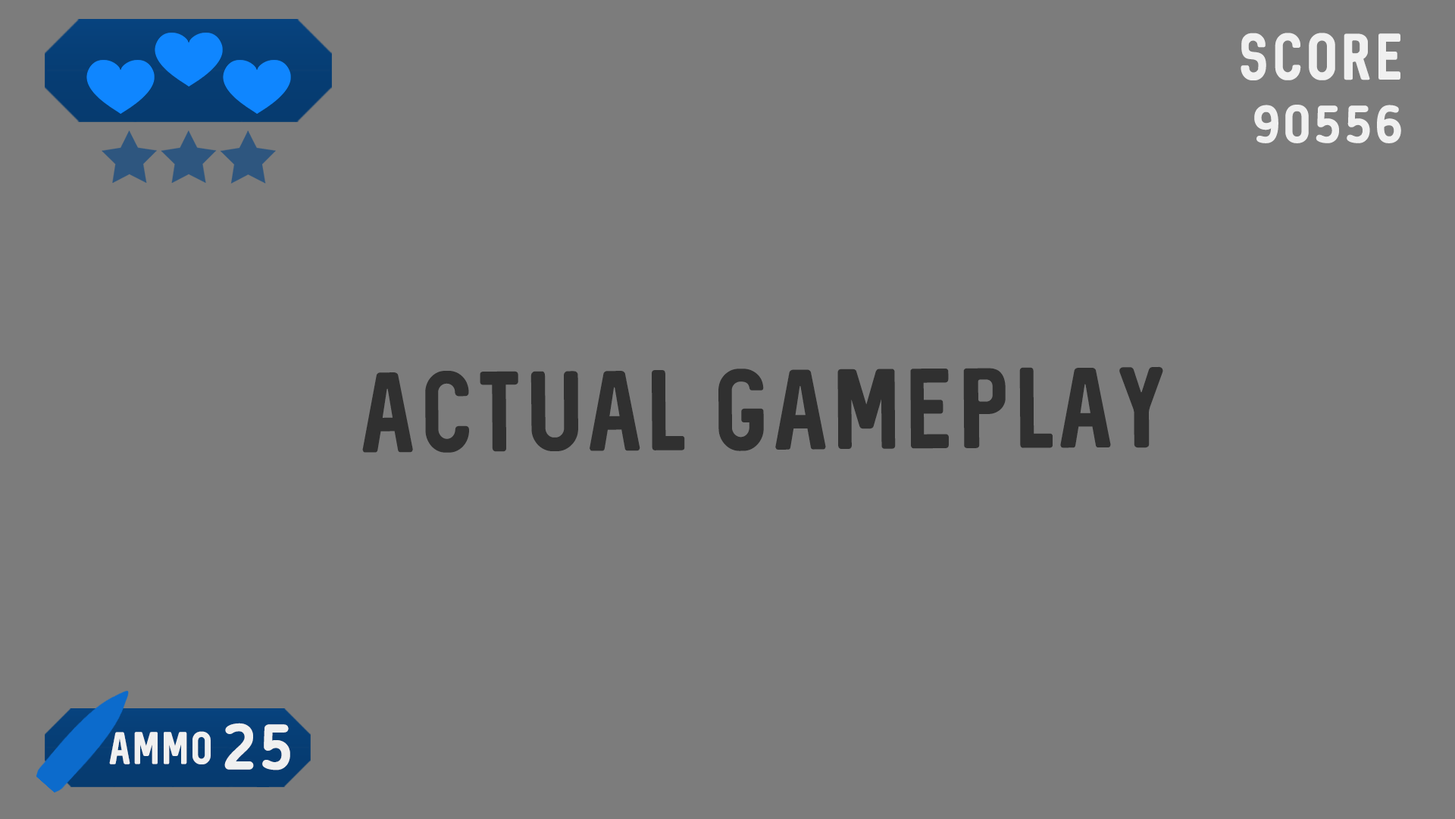
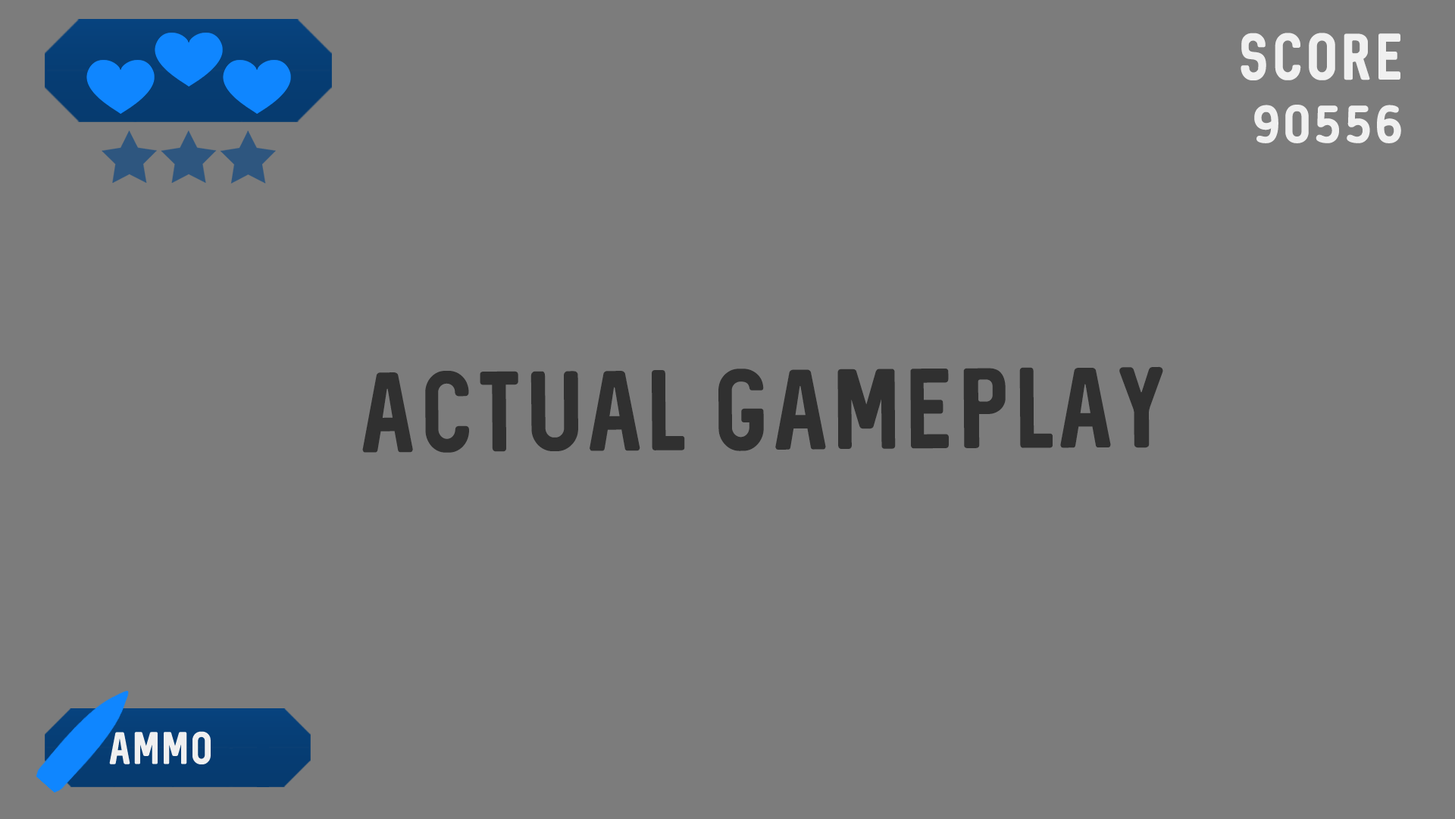
Layers edited between the first and the second 1455x819 image:
hid "Ammo amount" over [224,722,291,771]
